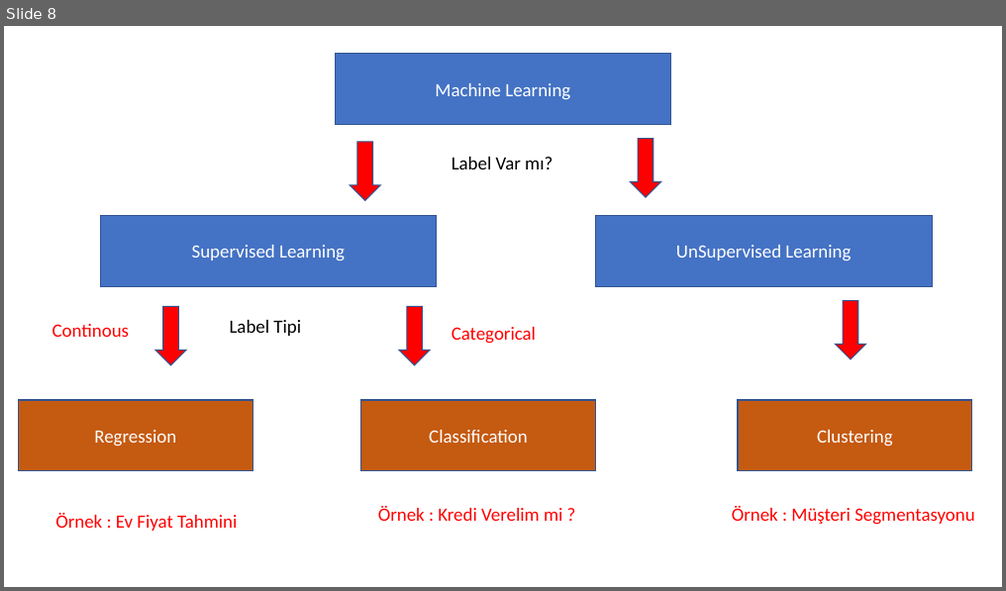
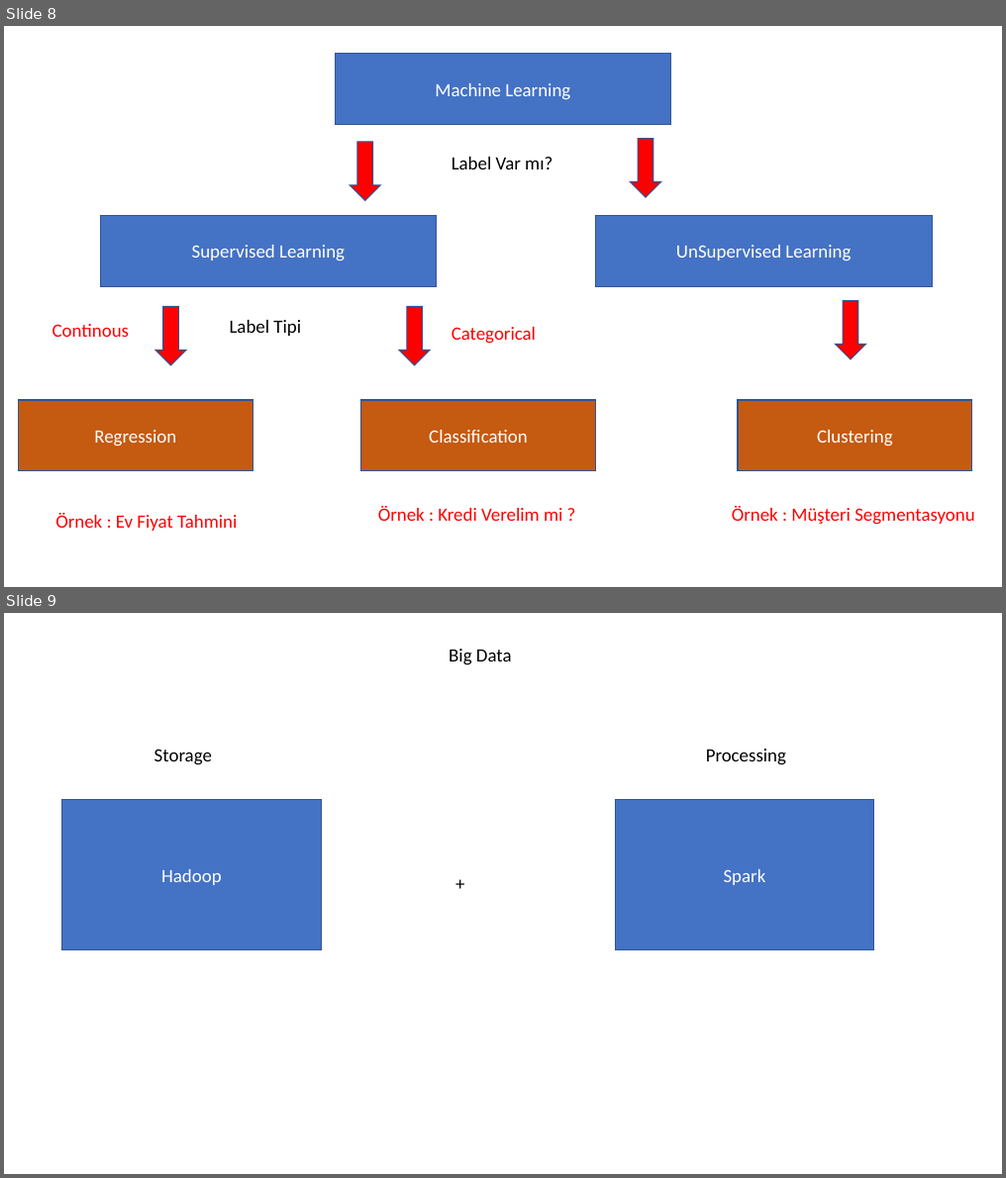
Before and after one commit to busranurorhan/vodafone-bigdata, a slide deck: slides/SparkML.pptx. Shown one above the other, each under a label of ours: slide 8 before the commit, slides 8 and 9 after it. The pictures are 1006x591 and 1006x1178 pixels, drawn with LibreOffice and Linux fonts; fonts in the diff are those of the drawing. Boxes give left, top, right and bottom in pixels: in the first picture for what was removed or moved away, otherwise in the second. Text is boxed around its words. In the diff, an @@ line names an element or a change of style, - is before the commit and + after.

```diff
--- a/slides/SparkML.pptx
+++ b/slides/SparkML.pptx
@@ slide 9 added at box(4, 613, 1002, 1174), background #FFFFFF @@
@@ text added at box(449, 649, 512, 665), 18 pt, text #000000 @@
+Big Data
@@ text added at box(154, 749, 212, 765), 18 pt, text #000000 @@
+Storage
@@ text added at box(706, 749, 786, 765), 18 pt, text #000000 @@
+Processing
@@ rectangle added at box(62, 799, 321, 950), fill #4472C4, outline #325491 1 pt, 18 pt, text #FFFFFF @@
+Hadoop
@@ rectangle added at box(616, 799, 874, 950), fill #4472C4, outline #325491 1 pt, 18 pt, text #FFFFFF @@
+Spark
@@ text added at box(449, 869, 473, 899), 18 pt, text #000000 @@
++
```
Also in this commit, not shown: 8 other slides added.
